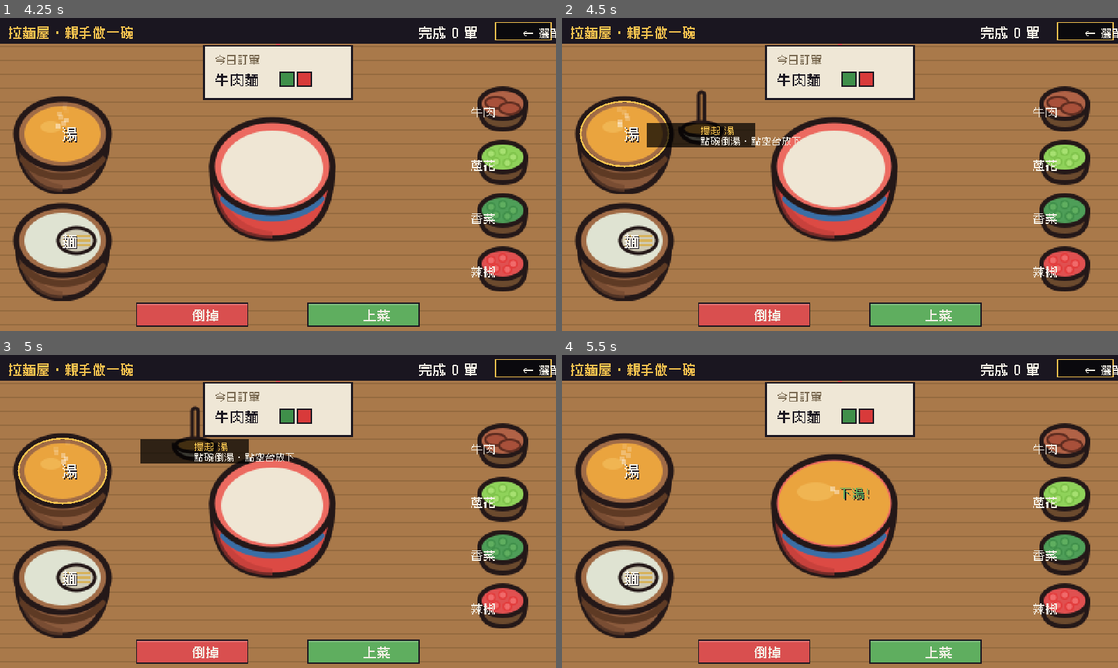
Above: before the commit, frames 1-4 (two rows, left to right).
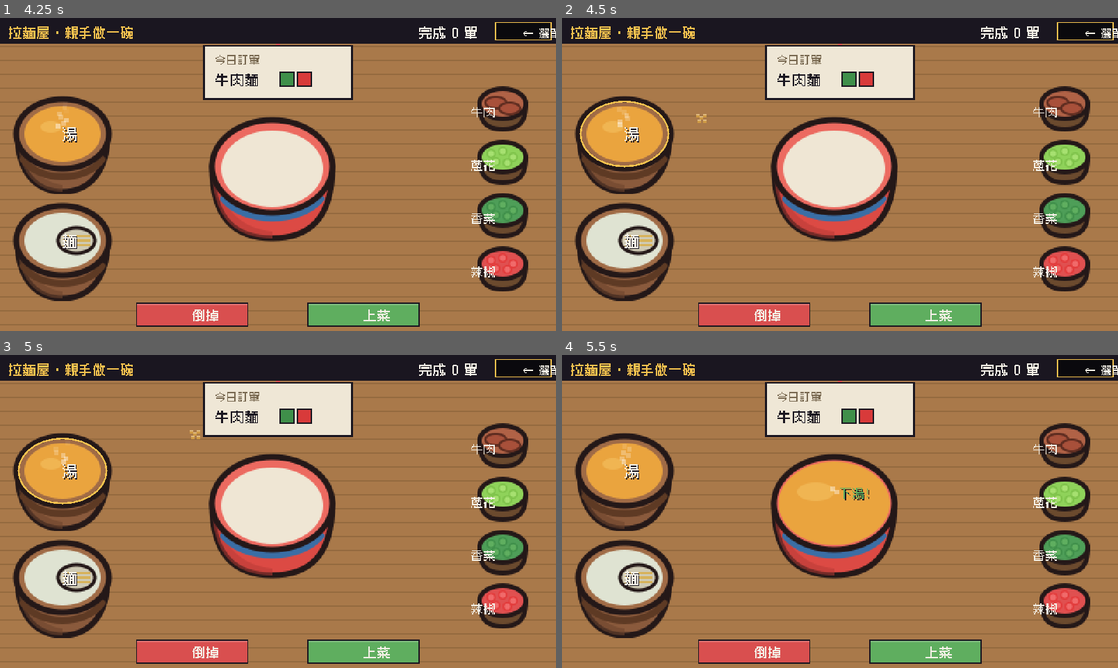
Above: after the commit, the same moments.

Repository: meloalright/ramen-ya
Game: Godot game, scene res://scenes/Menu.tscn
The game is run twice, just before and just after one commit, with the same random seed, the same clock (stepped at 60 frames per second) and the same inputs.
Inputs (mouse positions are in pixels of both pictures, inside the frame that each line leads up to):
- Up to frame 1 (4.25 s): tap Enter at 0.5, 2, 2.1 s; move the mouse to (400, 158) at 0.52 s; hold D 0.53-1.25 s; tap M at 0.6 s; click (400, 158) at 0.67 s; tap Space at 0.77, 1.25, 2.75, 3.77 s; drag from (166, 190) to (250, 237) at 1.27 s; move the mouse to (333, 105) at 2.02 s; hold D 2.03-2.75 s; drag from (250, 237) to (111, 127) at 2.77 s; move the mouse to (444, 221) at 3.52 s; hold A from 3.53 s (still down); tap E at 3.6 s
- Up to frame 2 (4.5 s): release A at 4.25 s; tap Enter at 4.25 s; drag from (673, 127) to (756, 96) at 4.27 s
- Up to frame 3 (5 s): no input
- Up to frame 4 (5.5 s): move the mouse to (867, 511) at 5.02 s; hold S from 5.03 s (still down); tap Q at 5.1 s; click (867, 511) at 5.17 s

Frame 1 is identical in both runs. In frame 2, 1.8% of the frame differs, in the area x 15-43%, y 22-42%; in frame 3, 1.8%, in the area x 25-53%, y 16-35%; in frame 4, nothing differs.

Commit message:
fix(cook): held cursor is just a small colour pinch — no bowl, no text
Removed the ingredient-tray/ladle icon and the floating hint label from the
cursor; holding any item now shows only a small pinch of its colour.

Co-Authored-By: Claude Opus 4.8 (1M context) <noreply@anthropic.com>

Diff:
--- a/scripts/Main.gd
+++ b/scripts/Main.gd
@@ -940,43 +940,16 @@
 
 # --- held ingredient on the cursor -----------------------------------
 func _draw_held(p: Vector2) -> void:
-	var label := _item_name(held)
-	if held in TOP_ORDER:
-		# a held pinch of the topping (you sprinkle it) — no bowl/tray icon
-		var pcol: Color = TOPPING[held].col
-		for d in [Vector2(-3, -2), Vector2(3, -2), Vector2(0, 0), Vector2(-2, 3), Vector2(3, 3)]:
-			draw_rect(Rect2(p.x + d.x - 1, p.y + d.y - 1, 3, 3), pcol)
-			draw_rect(Rect2(p.x + d.x - 1, p.y + d.y - 1, 3, 1), pcol.lightened(0.3))
-	else:
-		var spr := _item_sprite(held)
-		if ctex.has(spr):
-			var t: Texture2D = ctex[spr]
-			draw_texture_rect(t, Rect2(p.x - t.get_width() / 2.0, p.y - t.get_height() / 2.0,
-				t.get_width(), t.get_height()), false)
-		else:
-			var col := C_SOUP
-			match held:
-				"soup": col = C_SOUP
-				"noodles": col = C_NOODLE
-				"beef": col = C_BEEF
-				_: col = TOPPING[held].col
-			draw_rect(Rect2(p.x - 9, p.y - 9, 18, 12), COL_BOWL)
-			draw_rect(Rect2(p.x - 9, p.y - 10, 18, 3), COL_BOWL_RIM)
-			draw_rect(Rect2(p.x - 6, p.y - 7, 12, 7), col)
-	# label tag + how-to / put-down hint
-	var hint := "點碗放入"
-	if held in TOP_ORDER:
-		hint = "在碗上撒"
-	elif held == "soup":
-		hint = "點碗倒湯"
-	hint += " · 點空台放下"
-	var l1 := "提起 " + label
-	var w1: float = font.get_string_size(l1, HORIZONTAL_ALIGNMENT_LEFT, -1, 8).x
-	var w2: float = font.get_string_size(hint, HORIZONTAL_ALIGNMENT_LEFT, -1, 8).x
-	var tw: float = max(w1, w2)
-	draw_rect(Rect2(p.x - tw / 2 - 3, p.y + 5, tw + 6, 21), Color(0, 0, 0, 0.72))
-	_text(l1, Vector2(p.x, p.y + 14), 8, COL_YELLOW, HORIZONTAL_ALIGNMENT_CENTER)
-	_text(hint, Vector2(p.x, p.y + 23), 8, COL_WHITE, HORIZONTAL_ALIGNMENT_CENTER)
+	# just a small pinch of the held item's colour on the cursor — no bowl, no text
+	var col := C_SOUP
+	match held:
+		"soup": col = C_SOUP
+		"noodles": col = C_NOODLE
+		"beef": col = C_BEEF
+		_: col = TOPPING[held].col
+	for d in [Vector2(-3, -2), Vector2(3, -2), Vector2(0, 0), Vector2(-2, 3), Vector2(3, 3)]:
+		draw_rect(Rect2(p.x + d.x - 1, p.y + d.y - 1, 3, 3), col)
+		draw_rect(Rect2(p.x + d.x - 1, p.y + d.y - 1, 3, 1), col.lightened(0.3))
 
 
 # --- buttons ---------------------------------------------------------
